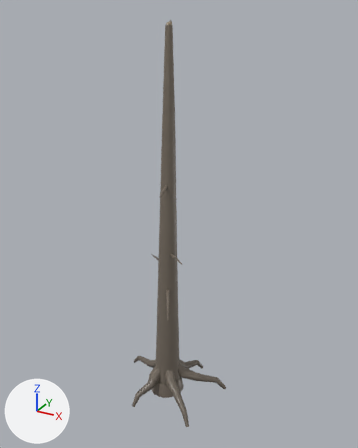
The glTF model assets/models/forest/snag.glb as it was, and as the next commit left it.
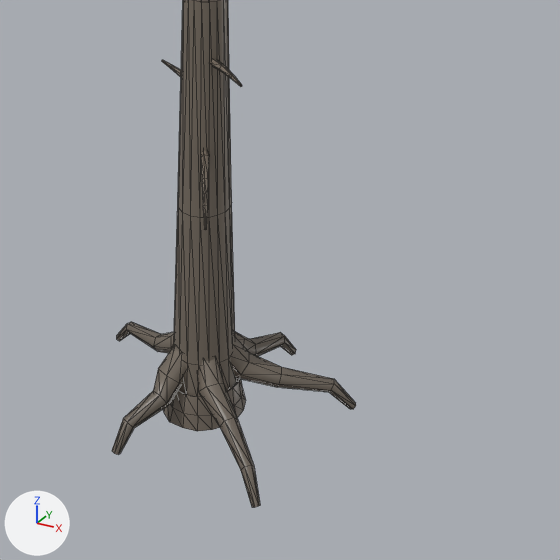
Each version is shown whole from a 50 mm lens placed at (5.84, -9.93, 9.87), pointed at (0.27, 0.2, 4.8), then close up on the part from 25% to 85% of the width and 52% to 100% of the height. Lighting does not change. The marker at lower left points along +X, +Y and +Z. The last two pictures show the newer version. The close-ups show mesh edges as thin lines. Vertices at exactly the same position are counted once.

Names of what the first close-up shows: 'snag'.
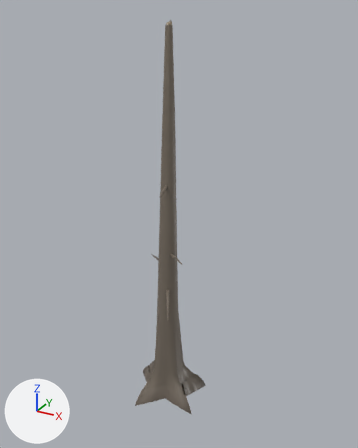
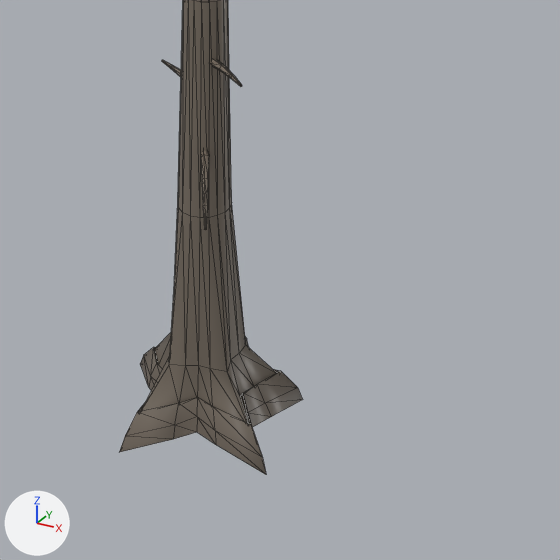
Changed parts and their boxes (x1, y1, x2, y2) in the close-ups (560 x 560 px; the box of a moved part takes in the faces that stretch with it):
'snag', reshaped
    before: (112, 0, 356, 507)
    after: (120, 0, 303, 474)
part 1 of me_snag, deleted
    before: (235, 332, 296, 356)
part 2 of me_snag, deleted
    before: (116, 322, 174, 354)
part 3 of me_snag, deleted
    before: (112, 346, 186, 454)
part 4 of me_snag, deleted
    before: (197, 358, 260, 507)
part 5 of me_snag, deleted
    before: (231, 337, 356, 409)
part 6 of me_snag, moved or reshaped
    before: (163, 203, 246, 431)
    after: (120, 203, 303, 474)

The edits, one by one:
me_snag is used by ob_snag; location (0.0, 0.0, 0.0).
me_snag had 501 vertices, 822 faces and spanned x -1.49..1.55, y -1.39..1.3, z -0.44..9.59.
me_snag now has 351 vertices, 582 faces and spans x -0.99..1.14, y -1.39..1.07, z -0.4..9.59.
me_snag part 1: the loose piece of 30 vertices spanning x -0.05..0.54, y 0.09..1.3, z -0.43..0.5 is deleted.
me_snag part 2: the loose piece of 30 vertices spanning x -1.49..-0.11, y -0.05..0.48, z -0.41..0.49 is deleted.
me_snag part 3: the loose piece of 30 vertices spanning x -0.5..0.02, y -1.18..-0.07, z -0.44..0.5 is deleted.
me_snag part 4: the loose piece of 30 vertices spanning x 0.04..1.28, y -1.13..-0.06, z -0.42..0.49 is deleted.
me_snag part 5: the loose piece of 30 vertices spanning x 0.09..1.55, y -0.05..0.79, z -0.44..0.5 is deleted.
Part 6, on me_snag:
81 vertices move from x -0.46..0.46, y -0.49..0.49, z -0.4..0.41 to x -0.99..1.14, y -1.14..1.07, z -0.4..0.41.
